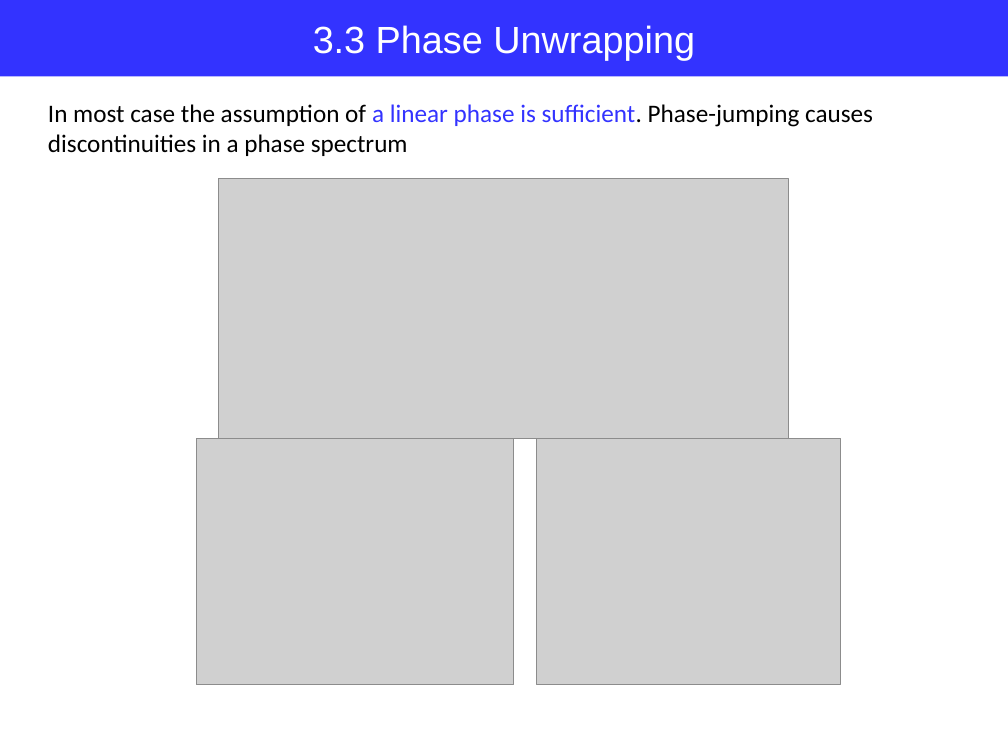
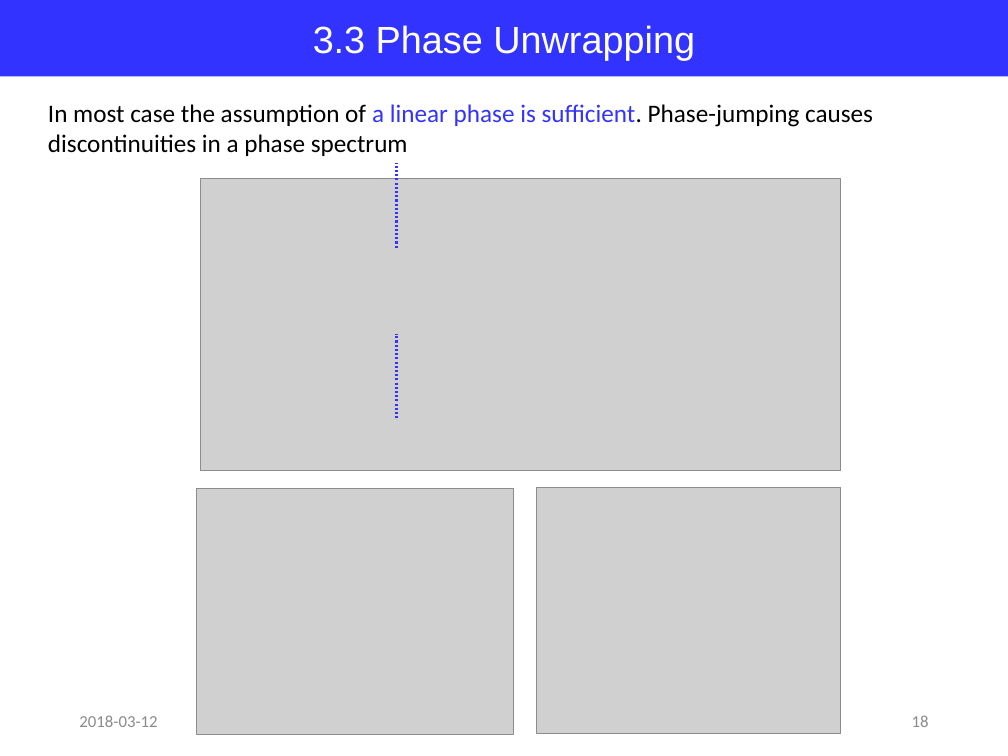
Before and after one commit to jglee96/NBTP_Lab, a slide deck: slide 18 of Terahertz Metrology/Ch2/Terahertz Metrology_Ch2.pptx (slide 17 before the commit). Drawn at 1008x756 pixels with LibreOffice and Linux fonts; fonts in the diff are those of the drawing; grey boxes stand for pictures. Boxes give left, top, right and bottom in pixels: in the first picture for what was removed or moved away, otherwise in the second. Text is boxed around its words. In the diff, an @@ line names an element or a change of style, - is before the commit and + after.

```diff
--- a/Terahertz Metrology/Ch2/Terahertz Metrology_Ch2.pptx
+++ b/Terahertz Metrology/Ch2/Terahertz Metrology_Ch2.pptx
@@ picture: place and size @@
-picture at [219,178,789,438]
+picture at [200,178,841,471]
@@ line added from (396, 248) to (396, 163), #3333FF 1.5 pt dashed @@
@@ line added from (396, 418) to (396, 334), #3333FF 1.5 pt dashed @@
@@ picture: place and size @@
-picture at [196,438,513,684]
+picture at [196,488,513,734]
@@ picture: place and size @@
-picture at [537,438,841,684]
+picture at [537,488,841,734]
@@ text added at [79,715,157,727], 12 pt, text #8C8C8C @@
+2018-03-12
@@ page number added at [912,715,929,727], 12 pt, text #8C8C8C @@
+18
```
Also in this commit, not shown: 20 other slides changed, 2 slides added, 1 slide removed, 4 other files.
